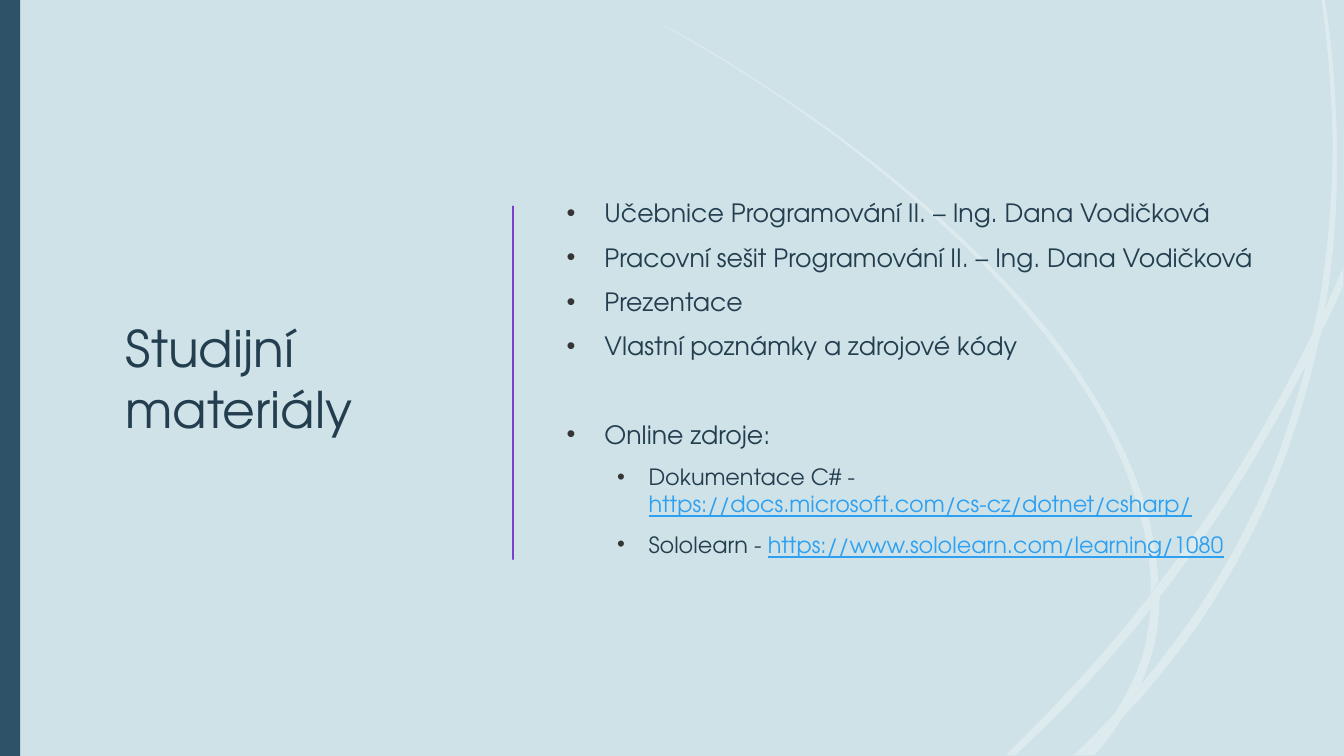
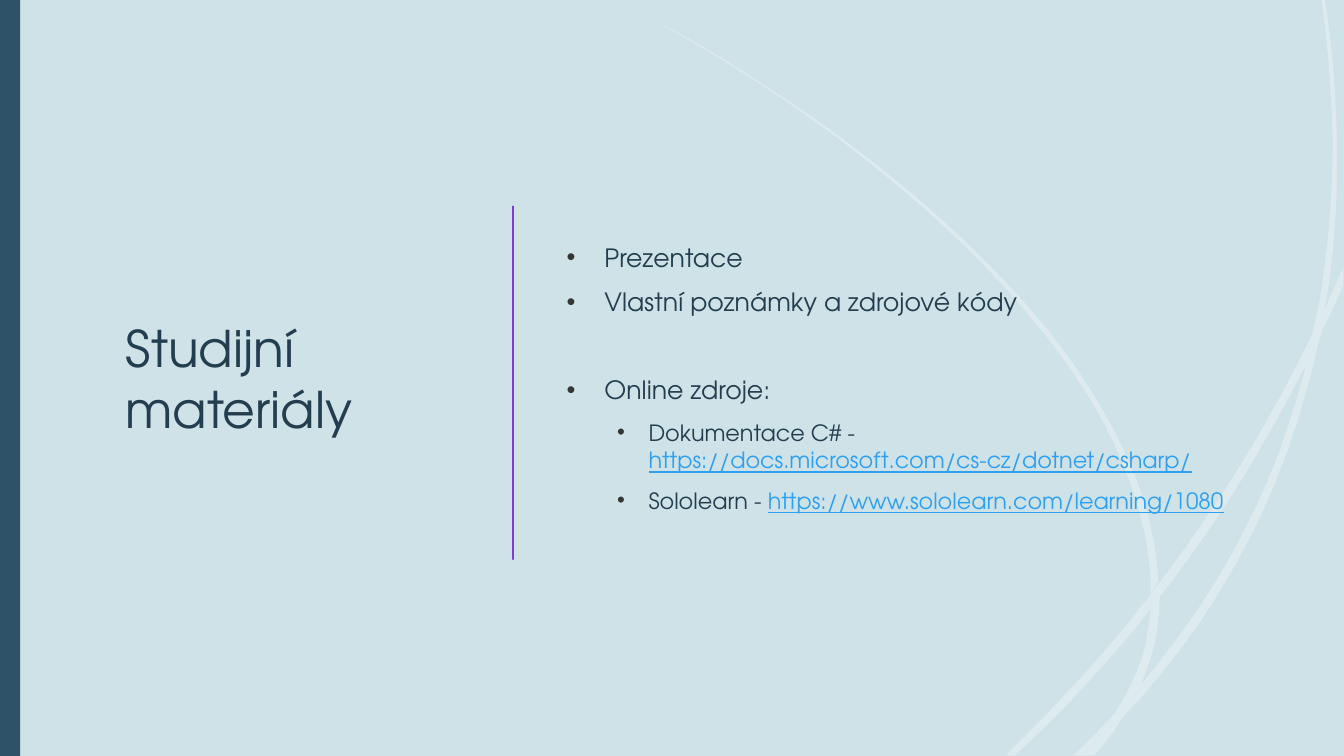
Before and after one commit to dawissl/hradebni, a slide deck: slide 4 of Prezentace/2. ročník/PGM_00.pptx. Drawn at 1344x756 pixels with LibreOffice and Linux fonts; fonts in the diff are those of the drawing. Boxes give left, top, right and bottom in pixels: in the first picture for what was removed or moved away, otherwise in the second. Text is boxed around its words. In the diff, an @@ line names an element or a change of style, - is before the commit and + after.

Commit message:
first lectures 22/23

```diff
--- a/Prezentace/2. ročník/PGM_00.pptx
+++ b/Prezentace/2. ročník/PGM_00.pptx
@@ text at [604,203,1253,273]: paragraphs removed @@
-• Učebnice Programování II. – Ing. Dana Vodičková
-• Pracovní sešit Programování II. – Ing. Dana Vodičková
```
Also in this commit, not shown: 22 other files.
